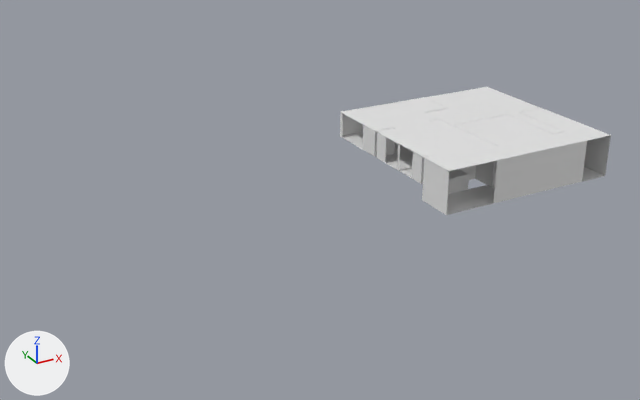
An edit to the FBX model Assets/models/blendFiles/new_journey_home.fbx, drawn before and after from the same camera.
Both versions are drawn from a 50 mm camera at (-67.9, -87.5, 56.6) aimed at (-18.9, 1.6, 12.0). Lighting does not change. The marker at lower left points along +X, +Y and +Z. Vertices at the same position are counted once.
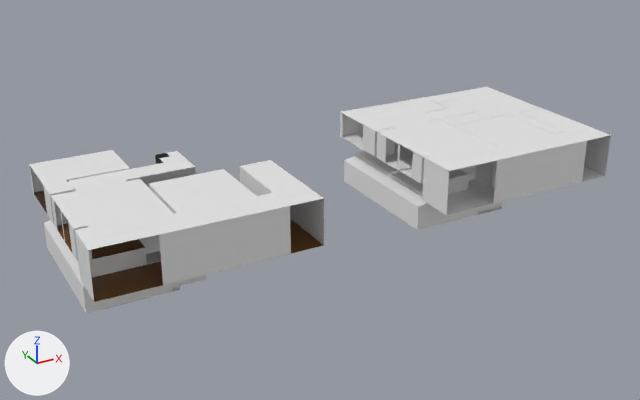
Where the change shows, as pixel boxes [x1, y1, x2, y2] in the pictures (640 x 400 px):
'Flat', added
    after: [29, 155, 324, 313]
    faces in mat_plaster (white #e7e7e7): [29, 165, 324, 301]
    faces in mat_wooden_planks (brown #6b4414): [57, 218, 324, 302]
    faces in mat_gress (white #e7e7e7): [44, 225, 173, 313]
    faces in mat_dark_gress (grey #aaaaaa): [139, 155, 196, 187]
    faces in mat_dark_wooden_planks (brown #412814): [34, 191, 47, 213]
'Roof', added
    after: [29, 150, 323, 250]
'Plane', reshaped (13% taller)
    before: [340, 97, 611, 215]
    after: [340, 97, 611, 230]
part 1 of me_plane_002, built on
    before: [363, 108, 463, 171]
    after: [343, 100, 503, 230]

The change in detail:
Material 'Pool tiles' (mat_pool_tiles) is new.
Its base color is (0.106, 0.137, 0.8) (blue #5c67e7).
Material 'Dark wooden planks' (mat_dark_wooden_planks) is new.
Its base color is (0.0522, 0.0211, 0.00714) (brown #412814).
Material 'Wooden Planks' (mat_wooden_planks) is new.
Its base color is (0.147, 0.0577, 0.00717) (brown #6b4414).
Material 'dark gress' (mat_dark_gress) is new.
Its base color is (0.402, 0.402, 0.402) (grey #aaaaaa).
Material 'Plaster' (mat_plaster) is new.
Its base color is (0.8, 0.8, 0.8) (white #e7e7e7).
Material 'pool glow' (mat_pool_glow) is new.
Its base color is (1.0, 1.0, 1.0) (white #ffffff).
Material 'gress' (mat_gress) is new.
Its base color is (0.8, 0.8, 0.8) (white #e7e7e7).
me_plane_002 is used by ob_plane; location (-0.47, -1.8, 15.46).
me_plane_002 had 237 vertices, 185 faces and spanned x -8.7..16.8, y -9.6..15.4, z -2.5..3.2.
me_plane_002 now has 671 vertices, 582 faces and spans x -8.7..16.8, y -9.6..15.4, z -8.3..3.2.
me_plane_002 part 1: 36 vertices removed from x -8.7..5.3, y 0.8..9.6, z -0.4..3.2; 470 vertices added at x -8.7..8.1, y -3.3..14.9, z -8.3..3.2.
Mesh me_plane_003 is new.
It has 147 vertices, 100 faces and spans x -12.7..12.7, y -12.7..12.7, z 5.7..5.8.
Mesh me_plane_001 is new.
It has 880 vertices, 774 faces and spans x -12.7..12.7, y -12.7..12.7, z -5.7..5.8.
Faces by material slot: [410, 89, 16, 75, 28, 53, 103].
It uses material mat_plaster (white #e7e7e7).
It uses material mat_wooden_planks (brown #6b4414).
It uses material mat_dark_wooden_planks (brown #412814).
It uses material mat_pool_tiles (blue #5c67e7).
It uses material mat_pool_glow (white #ffffff).
It uses material mat_dark_gress (grey #aaaaaa).
It uses material mat_gress (white #e7e7e7).
Object 'Roof' (ob_roof) is new; it shows me_plane_003.
Its location is (-38.32, 1.26, 12.87).
Object 'Flat' (ob_flat) is new; it shows me_plane_001.
Its location is (-38.32, 1.26, 12.87).
